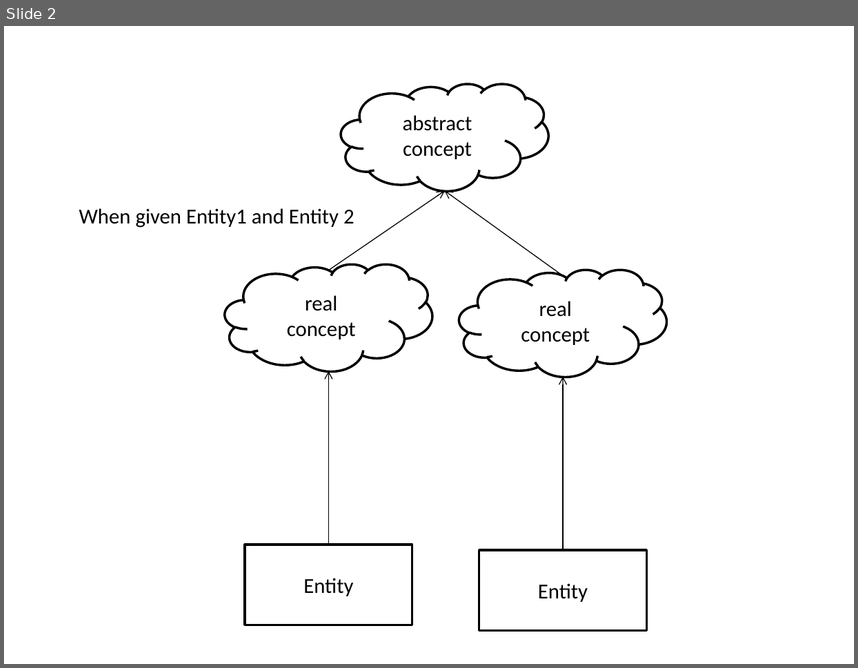
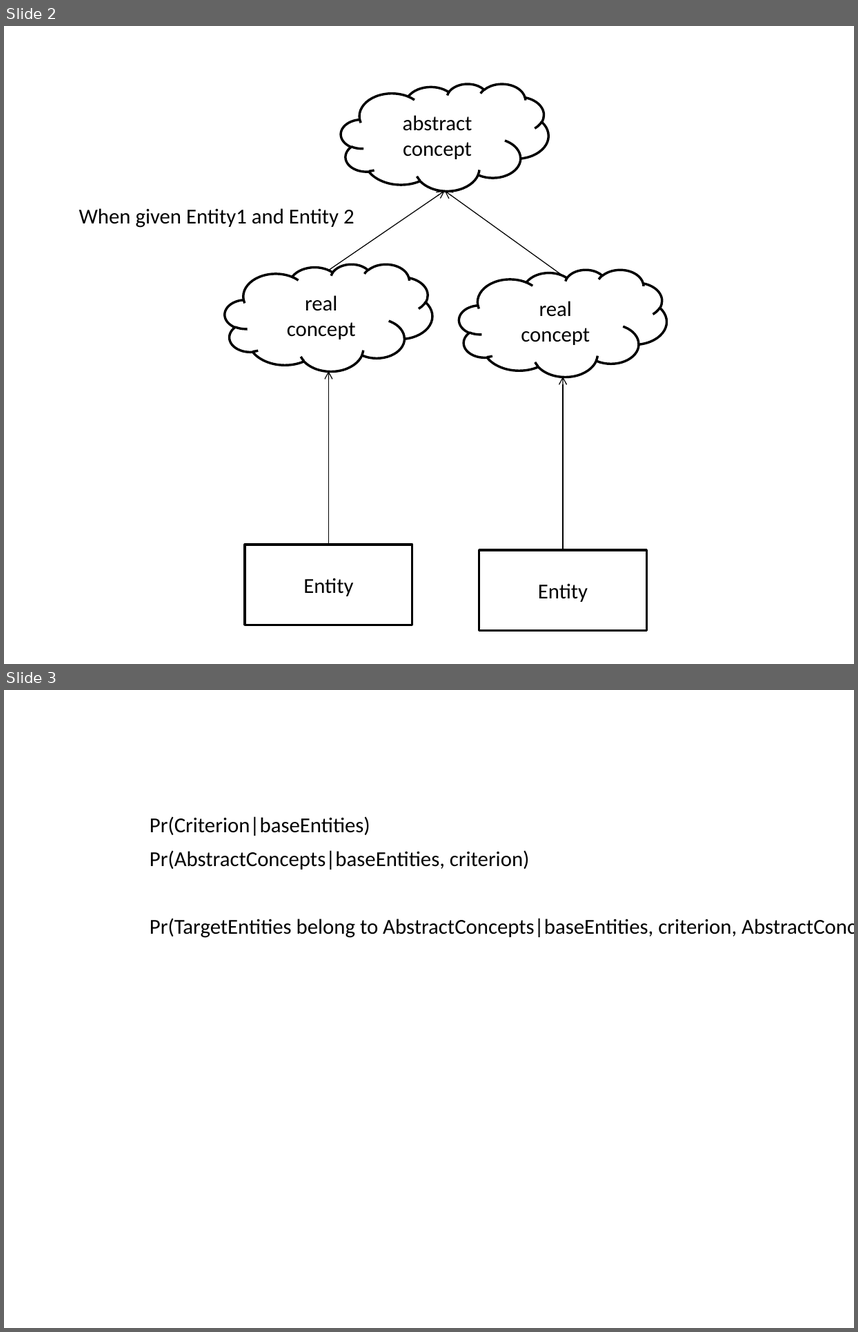
Before and after one commit to goodseeyou/Concept-EntityMining, a slide deck: Concept-Entity Mining.pptx. Shown one above the other, each under a label of ours: slide 2 before the commit, slides 2 and 3 after it. The pictures are 858x668 and 858x1332 pixels, drawn with LibreOffice and Linux fonts; fonts in the diff are those of the drawing. Boxes give left, top, right and bottom in pixels: in the first picture for what was removed or moved away, otherwise in the second. Text is boxed around its words. In the diff, an @@ line names an element or a change of style, - is before the commit and + after.

```diff
--- a/Concept-Entity Mining.pptx
+++ b/Concept-Entity Mining.pptx
@@ slide 3 added at (x1=4, y1=690, x2=854, y2=1328), background #FFFFFF @@
@@ text added at (x1=150, y1=816, x2=370, y2=836), 18 pt, text #000000 @@
+Pr(Criterion|baseEntities)
@@ text added at (x1=150, y1=850, x2=530, y2=869), 18 pt, text #000000 @@
+Pr(AbstractConcepts|baseEntities, criterion)
@@ text added at (x1=150, y1=918, x2=737, y2=938), 18 pt, text #000000 @@
+Pr(TargetEntities belong to AbstractConcepts|baseEntities, criterion, AbstractConcepts)
```
Also in this commit, not shown: 1 other slide added, 6 other files.
